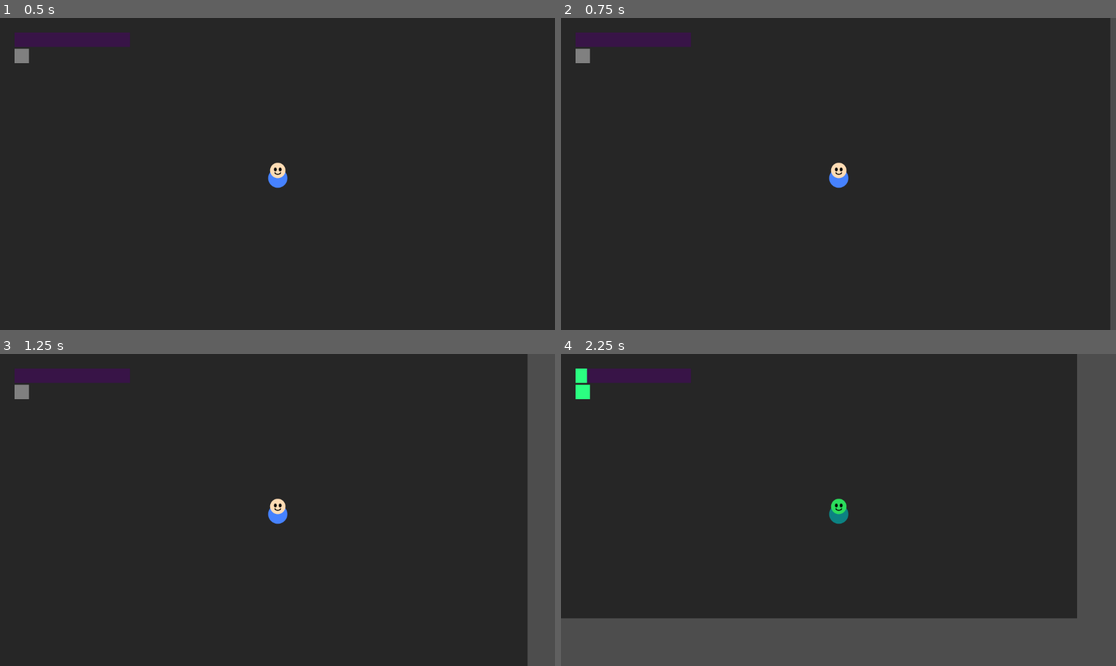
Above: before the commit, frames 1-4 (two rows, left to right).
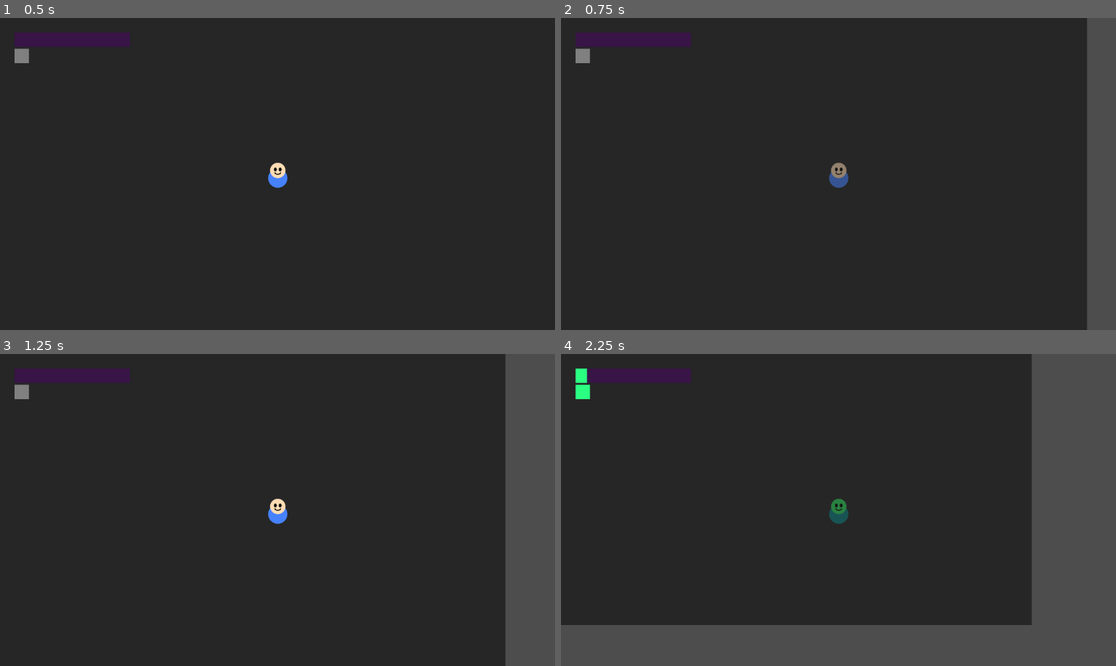
Above: after the commit, the same moments.

Repository: Iquitim/anel-de-iquitim
Game: Godot game, scene res://world/test_world.tscn
Same seed, same stepped clock (60 frames per second), same inputs: the game is played once before the commit and once after it.
Inputs:
- Up to frame 1 (0.5 s): no input
- Up to frame 2 (0.75 s): tap Enter at 0.5 s; hold Right (ui_right) from 0.53 s (still down); hold Space (dash, bound only after the commit) from 0.53 s (still down)
- Up to frame 3 (1.25 s): keep holding Right (ui_right); keep holding Space (dash, bound only after the commit)
- Up to frame 4 (2.25 s): release Right (ui_right) at 1.28 s; release Space (dash, bound only after the commit) at 1.28 s; hold Down (ui_down) 1.28-2.03 s; tap Tab (toggle_ring) at 1.35 s; hold Right (ui_right) from 2.03 s (still down); hold Space (dash, bound only after the commit) from 2.03 s (still down)

Frame 1 is identical in both runs. In frame 2, 4.5% of the frame differs, in the area x 48-99%, y 0-100%; in frame 3, 3.9%; in frame 4, 8.8%, in the area x 0-93%, y 0-87%.

Commit message:
fix: Remap dash input from Backspace to Space

Diff:
--- a/project.godot
+++ b/project.godot
@@ -29,6 +29,6 @@
 }
 dash={
 "deadzone": 0.2,
-"events": [Object(InputEventKey,"resource_local_to_scene":fa …(139 unchanged characters)… d":false,"keycode":0,"physical_keycode":4194305,"key_label":0,"unicode":0,"location":0,"echo":false,"script":null)
+"events": [Object(InputEventKey,"resource_local_to_scene":fa …(139 unchanged characters)… d":false,"keycode":0,"physical_keycode":32,"key_label":0,"unicode":0,"location":0,"echo":false,"script":null)
 ]
 }
